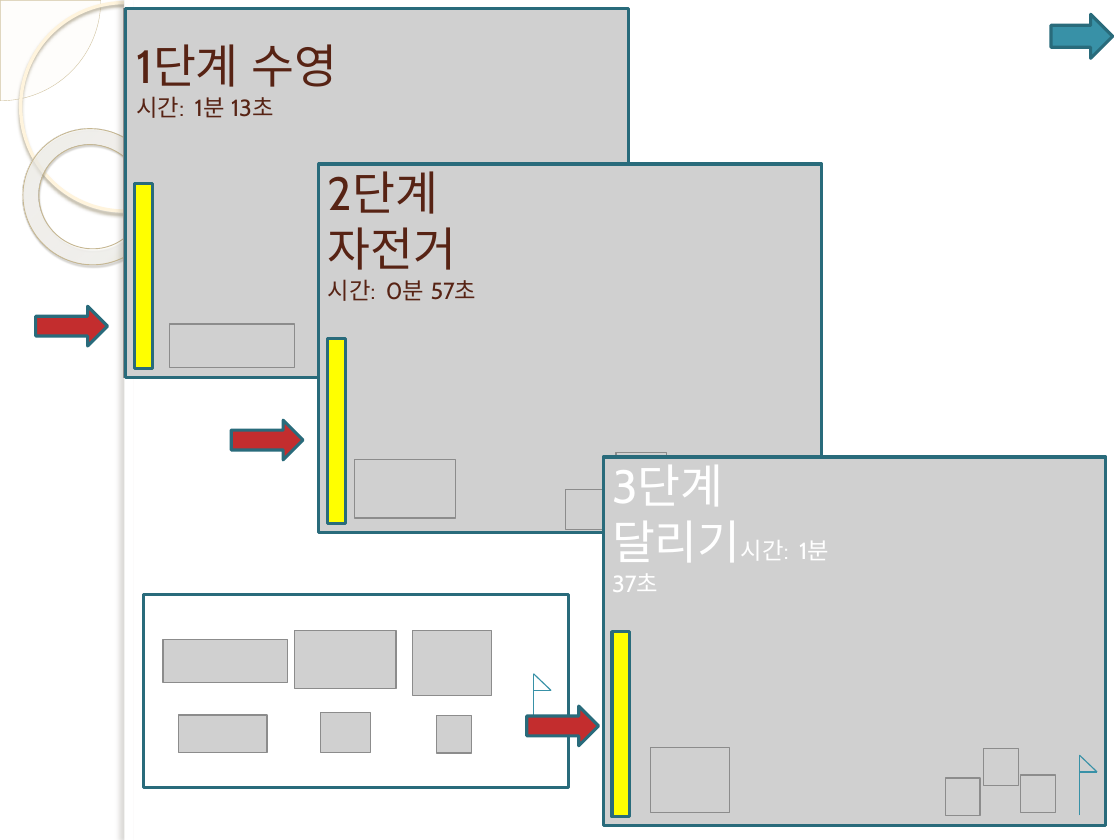
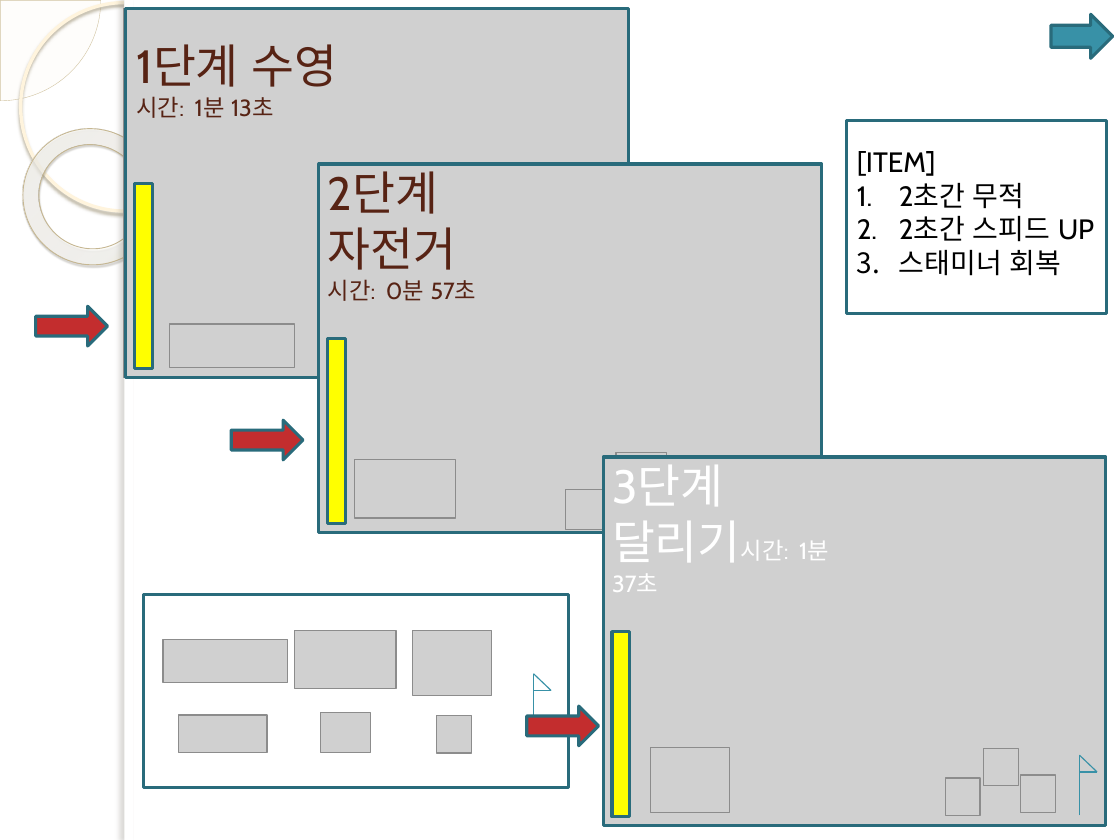
Before and after one commit to Ending7/2DGame_Team_Project, a slide deck: slide 4 of 2DGame_Project 1차 발표 PPT(2018184042_장진영).pptx. Drawn at 1120x840 pixels with LibreOffice and Linux fonts; fonts in the diff are those of the drawing; grey boxes stand for pictures; background and template pictures are left out. Boxes give left, top, right and bottom in pixels: in the first picture for what was removed or moved away, otherwise in the second. Text is boxed around its words. In the diff, an @@ line names an element or a change of style, - is before the commit and + after.

Commit message:
Add game_plan and item_list to ppt

```diff
--- a/2DGame_Project 1차 발표 PPT(2018184042_장진영).pptx
+++ b/2DGame_Project 1차 발표 PPT(2018184042_장진영).pptx
@@ rectangle added at (x1=847, y1=120, x2=1107, y2=314), fill #FFFFFF, outline #296B7C 2 pt @@
@@ text added at (x1=857, y1=151, x2=1094, y2=276), 18 pt, text #000000 @@
+[ITEM]
+1. 2초간 무적
+2. 2초간 스피드 UP
+3. 스태미너 회복
```
Also in this commit, not shown: 1 slide added.
